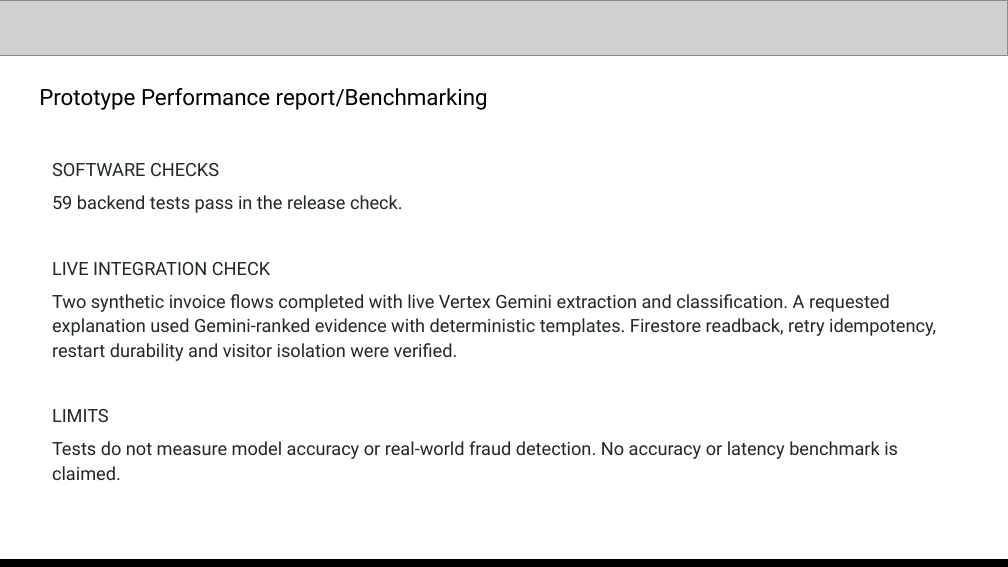
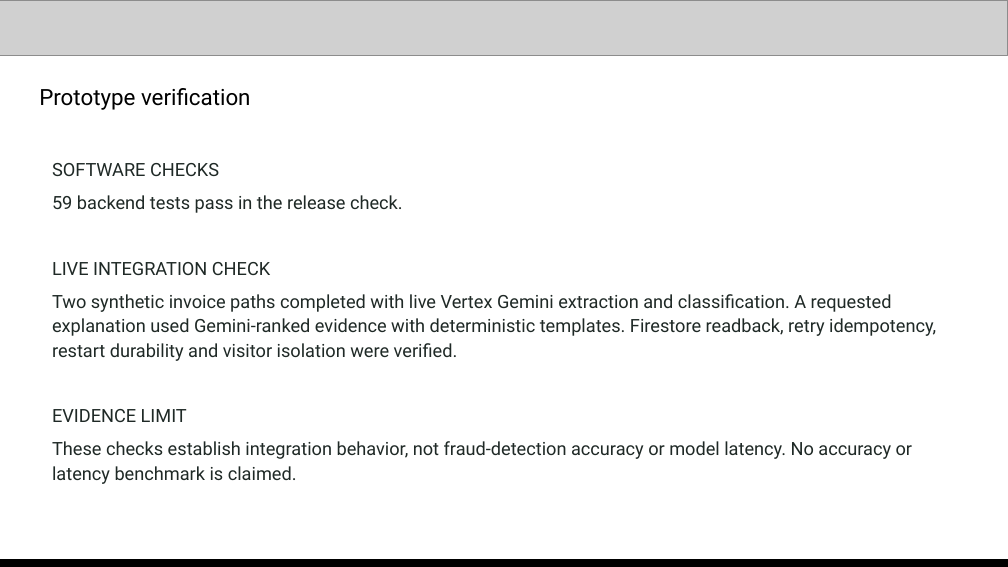
Before and after one commit to NikhilBudaniya/scamshield, a slide deck: slide 11 of artifacts/scamshield-hack2skill-submission.pptx (slide 12 before the commit). Drawn at 1008x567 pixels with LibreOffice and Linux fonts; fonts in the diff are those of the drawing; grey boxes stand for pictures. Boxes give left, top, right and bottom in pixels: in the first picture for what was removed or moved away, otherwise in the second. Text is boxed around its words. In the diff, an @@ line names an element or a change of style, - is before the commit and + after.

Commit message:
Strengthen hybrid fraud pitch with sourced invoice fraud figures

```diff
--- a/artifacts/scamshield-hack2skill-submission.pptx
+++ b/artifacts/scamshield-hack2skill-submission.pptx
@@ text at bbox=[39, 88, 251, 110]: text changed @@
-Prototype Performance report/Benchmarking
+Prototype verification
@@ text at bbox=[52, 294, 936, 484]: text changed @@
-Two synthetic invoice flows completed with live Vertex Gemini extraction and classification. A requested explanation used Gemini-ranked evidence with deterministic templates. Firestore readback, retry idempotency, restart durability and visitor isolation were verified.
-LIMITS
-Tests do not measure model accuracy or real-world fraud detection. No accuracy or latency benchmark is claimed.
+Two synthetic invoice paths completed with live Vertex Gemini extraction and classification. A requested explanation used Gemini-ranked evidence with deterministic templates. Firestore readback, retry idempotency, restart durability and visitor isolation were verified.
+EVIDENCE LIMIT
+These checks establish integration behavior, not fraud-detection accuracy or model latency. No accuracy or latency benchmark is claimed.
```
Also in this commit, not shown: 7 other slides changed, 2 slides added, 4 slides removed, 3 other files.
